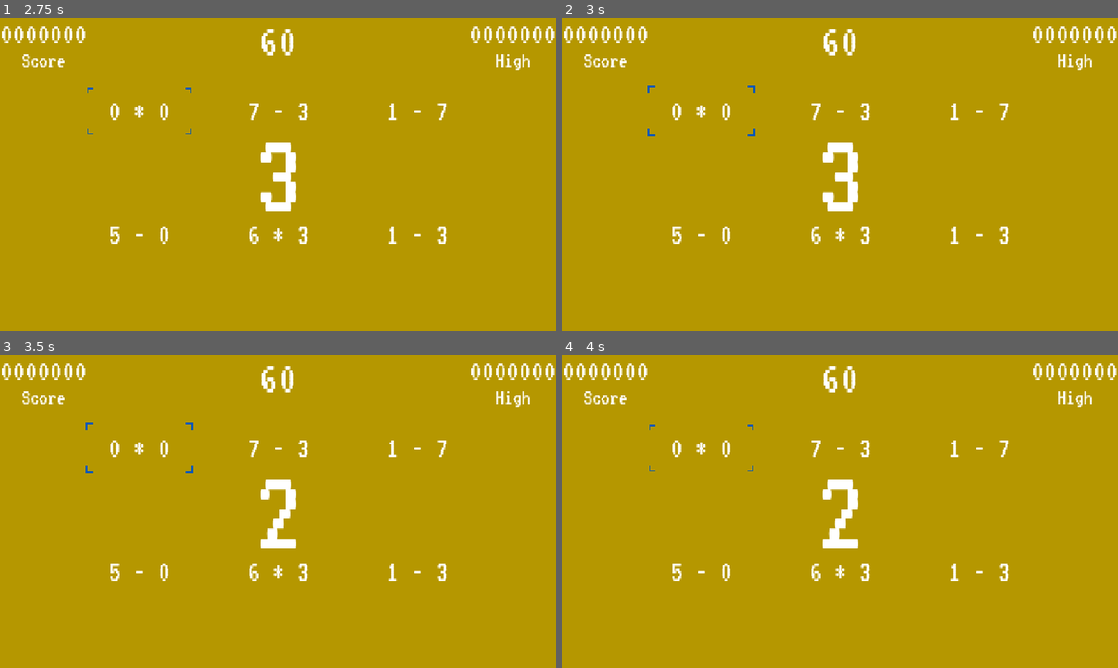
Above: before the commit, frames 1-4 (two rows, left to right).
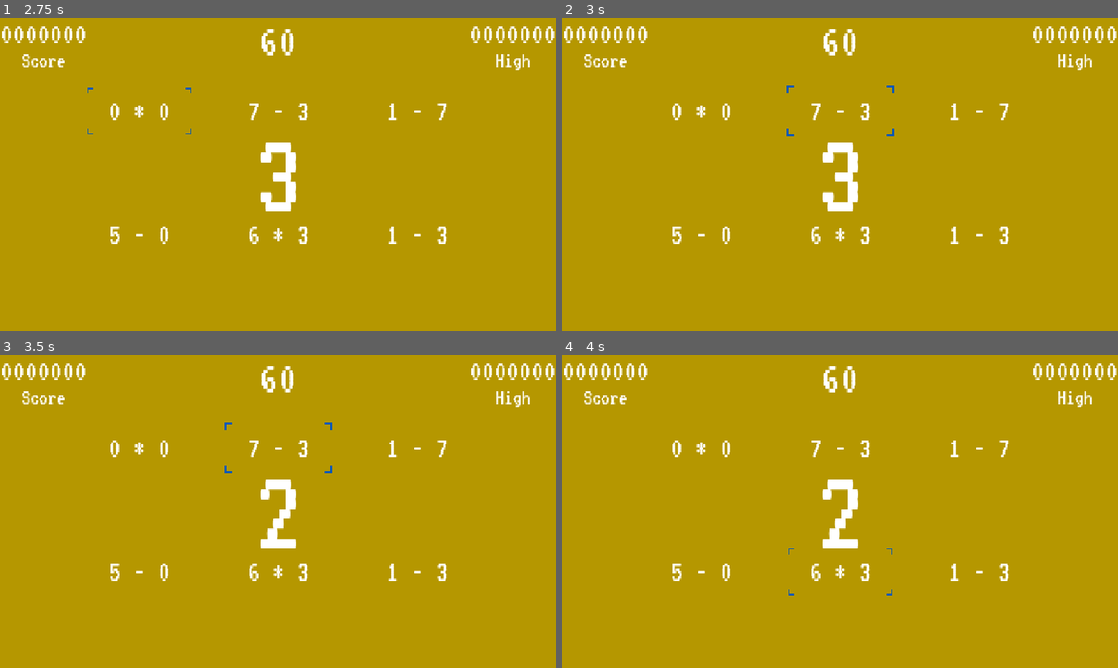
Above: after the commit, the same moments.

Repository: sdepouw/mathematics-and-cheese
Game: Godot game, scene res://Scenes/Root/root.tscn
Same seed, same stepped clock (60 frames per second), same inputs: the game is played once before the commit and once after it.
Inputs (mouse positions are in pixels of both pictures, inside the frame that each line leads up to):
- Up to frame 1 (2.75 s): tap Enter at 0.5 s; move the mouse to (400, 158) at 0.52 s; hold D (move_right) 0.53-1.28 s; tap Space (confirm) at 0.6, 1.25, 1.35 s; click (400, 158) at 0.67 s; move the mouse to (166, 190) at 1.27 s; hold S (move_down) 1.28-2 s; click "Start Game" at 2 s
- Up to frame 2 (3 s): tap Space (confirm) at 2.75, 2.85 s; move the mouse to (701, 111) at 2.77 s; hold D (move_right) from 2.78 s (still down); click (701, 111) at 2.92 s
- Up to frame 3 (3.5 s): keep holding D (move_right)
- Up to frame 4 (4 s): tap Space (confirm) at 3.5, 3.6 s; move the mouse to (840, 448) at 3.52 s; release D (move_right) at 3.53 s; hold W (move_up) from 3.53 s (still down); click (840, 448) at 3.67 s

Frame 1 is identical in both runs. In frame 2, 0.1% of the frame differs, in the area x 15-60%, y 21-38%; in frame 3, 0.1%; in frame 4, less than 0.1%.

Commit message:
Fix reticle movement

Diff:
--- a/Game/Scenes/EquationBoard/equation_board.gd
+++ b/Game/Scenes/EquationBoard/equation_board.gd
@@ -8,7 +8,7 @@
 
 @onready var _equation_row_1: EquationRow = $EquationRow1
 @onready var _equation_row_3: EquationRow = $EquationRow3
-#@onready var _reticle: AnimatedSprite2D = $Reticle
+@onready var _reticle: AnimatedSprite2D = $Reticle
 
 # TODO: Calculate these based on the rows used
 const _MAX_X: int = 2
@@ -16,6 +16,11 @@
 
 var _selected_equation: Equation = null
 var _equations: Array[Equation] = []
+var _reticle_grid_position: Vector2:
+  set(value):
+    _reticle_grid_position = value
+    _reticle.global_position = _equations_grid[_reticle_grid_position.x][_reticle_grid_position.y]
+var _equations_grid: Array
 
 func _ready() -> void:
   EventBus.player_moved.connect(_on_player_moved)
@@ -32,24 +37,12 @@
     equation.equation_selected.connect(_on_equation_selected)
   _equation_row_1.map_to_positions(_equations[0], _equations[1], _equations[2])
   _equation_row_3.map_to_positions(_equations[3], _equations[4], _equations[5])
+  _equations_grid.push_back([_equations[0].global_position, _equations[3].global_position])
+  _equations_grid.push_back([_equations[1].global_position, _equations[4].global_position])
+  _equations_grid.push_back([_equations[2].global_position, _equations[5].global_position])
 
-func _on_player_moved(direction: Globals.Direction) -> void:
-  print("moved! ", direction)
-  #var new_position: Vector2 = _get_new_reticle_position(direction)
-  #_targeted_grid_spot = new_position
-  #_reticle.position = _get_current_target().position
-
-func _get_new_reticle_position(direction: Globals.Direction) -> Vector2:
-  var new_position: Vector2 = Vector2.ZERO #_targeted_grid_spot
-  if direction == Globals.Direction.LEFT: new_position.x -= 1
-  if direction == Globals.Direction.RIGHT: new_position.x += 1
-  if direction == Globals.Direction.DOWN: new_position.y += 1
-  if direction == Globals.Direction.UP: new_position.y -= 1
-  if new_position.x > _MAX_X: new_position.x = 0
-  if new_position.x < 0: new_position.x = _MAX_X;
-  if new_position.y > _MAX_Y: new_position.y = 0;
-  if new_position.y < 0: new_position.y = _MAX_Y;
-  return new_position
+func reset_reticle_position() -> void:
+  _reticle.position = Vector2.ZERO
 
 func generate_unique_equations() -> Array[Equation]:
   # Refresh all equations
@@ -61,6 +54,21 @@
       generate_unique_equations()
       break
   return _equations
+
+func _on_player_moved(direction: Globals.Direction) -> void:
+  _set_new_reticle_grid_position(direction)
+
+func _set_new_reticle_grid_position(direction: Globals.Direction) -> void:
+  var new_position: Vector2 = _reticle_grid_position
+  if direction == Globals.Direction.LEFT: new_position.x -= 1
+  if direction == Globals.Direction.RIGHT: new_position.x += 1
+  if direction == Globals.Direction.DOWN: new_position.y += 1
+  if direction == Globals.Direction.UP: new_position.y -= 1
+  if new_position.x > _MAX_X: new_position.x = 0
+  if new_position.x < 0: new_position.x = _MAX_X;
+  if new_position.y > _MAX_Y: new_position.y = 0;
+  if new_position.y < 0: new_position.y = _MAX_Y;
+  _reticle_grid_position = new_position
 
 func _refresh_equations() -> void:
   for equation: Equation in _equations:
--- a/Game/Scenes/Game/game.gd
+++ b/Game/Scenes/Game/game.gd
@@ -121,6 +121,7 @@
 
 func _run_countdown_async() -> void:
   _equation_board.show() # Allow preview of first set of equations
+  _equation_board.reset_reticle_position()
   _countdown_label.show()
   _countdown_timer.start()
   await _countdown_timer.timeout
